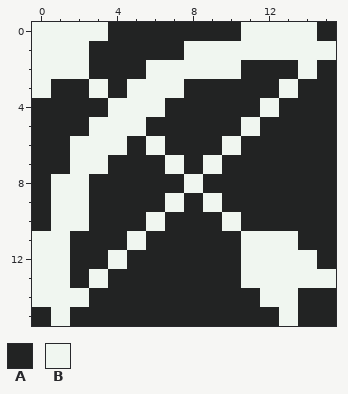
Edited in one commit: pixel-art file (raw/graphics/ui/icons/actions/skills/bowshot.aseprite). That is the earlier state.
16x16 pixels, 1 frame.
Visible layers, top first: "Layer 1", "Background".
Palette (. is transparent): A #222323  B #f0f6f0
Pixels before, first column x 0:
 0 BBBBAAAAAAABBBBA
 1 BBBAAAAABBBBBBBB
 2 BBBAAABBBBBAAABA
 3 BAABABBBAAAAABAA
 4 AAAABBBAAAAABAAA
 5 AAABBBAAAAABAAAA
 6 AABBBABAAABAAAAA
 7 AABBAAABABAAAAAA
 8 ABBAAAAABAAAAAAA
 9 ABBAAAABABAAAAAA
10 ABBAAABAAABAAAAA
11 BBAAABAAAAABBBAA
12 BBAABAAAAAABBBBA
13 BBABAAAAAAABBBBB
14 BBBAAAAAAAAABBAA
15 ABAAAAAAAAAAABAA
The same view after the edit:
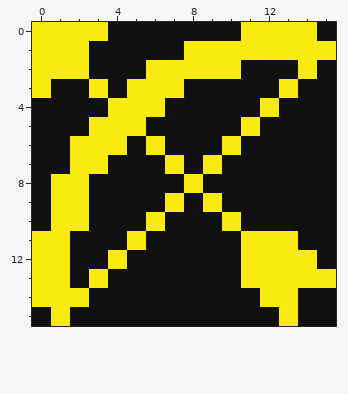
Change:
{"colour":"A","old":"#222323","new":"#101010"}
{"colour":"B","old":"#f0f6f0","new":"#f9eb0f"}
{"label":"changed","picture_box":[32,22,336,326]}
